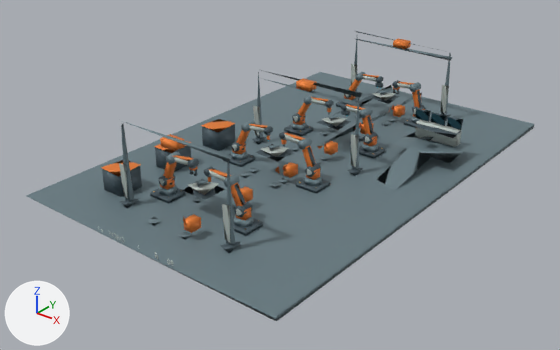
One commit to the glTF model assets/assembly-line/robotic_assembly_line_d1_lod1.meshopt.glb: the scene before it, then after it.
Before and after are seen from a 50 mm lens placed at (26.2, -35.2, 19.9), pointed at (-0.3, -2.1, -0.6). Arrows for +X, +Y and +Z are at lower left; the lights stay in place. The first picture is the older version.
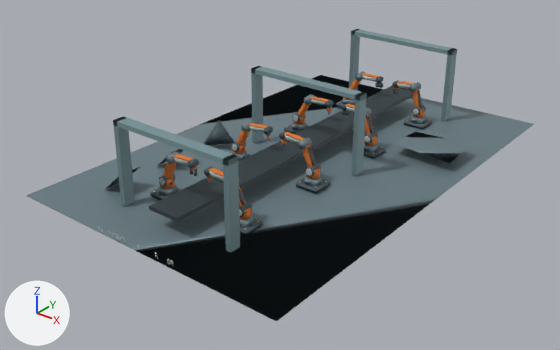
What differs and where, as boxes (x1, y1, x2, y2) in the pictures (560 x 350 px):
'Mesh_0', reshaped (14% shorter)
    before: (26, 31, 534, 321)
    after: (26, 71, 534, 321)
'GANTRY_SILHOUETTES_LOD1', added
    after: (113, 29, 457, 253)
'CONVEYOR_BELT_LOD1', added
    after: (149, 85, 413, 222)
part 1 of me_mesh_0, deleted
    before: (119, 31, 463, 253)
part 2 of me_mesh_0, cut back
    before: (101, 74, 414, 239)
    after: (119, 71, 430, 239)
part 3 of me_mesh_0, deleted (cyan)
    before: (27, 124, 534, 321)
part 4 of me_mesh_0, deleted (cyan)
    before: (26, 72, 533, 196)

What changed in the scene script:
```text
Change me_mesh_0:
    used by ob_mesh_0; location = (0.0, 0.0, 0.0)
    remove me_mesh_0.from_pydata(...)  # 3018 vertices, 4928 faces; spans x -9.0..9.0, y -14.0..14.0, z -0.3..4.9
    add me_mesh_0.from_pydata(...)  # 2902 vertices, 5062 faces; spans x -9.0..9.0, y -14.0..14.0, z -0.3..2.8
    me_mesh_0 part 1: 91 loose pieces with 393 vertices, spanning x -4.0..7.6, y -11.9..12.0, z -0.1..4.9, are deleted
    me_mesh_0 part 2: 41 vertices moved within x -4.7..6.2, y -14.0..9.3, z 0.2..2.7; 25 vertices removed from x -6.1..6.5, y -10.8..5.3, z 0.0..1.4; 305 vertices added at x -3.4..6.6, y -14.0..9.6, z 0.0..2.8
    me_mesh_0 part 3: 2 vertices removed from x 9.0, y -14.0..14.0, z -0.3..0.0
    me_mesh_0 part 4: 1 vertex removed from x -9.0, y 14.0, z 0.0
Add me_mesh_2:
    me_mesh_2.from_pydata(...)  # 60 vertices, 108 faces; spans x -4.0..4.0, y -11.4..11.4, z 0.0..4.9
    me_mesh_2.materials.append(mat_assembly_line_vertex_palette)
Add me_mesh_1:
    me_mesh_1.from_pydata(...)  # a box spanning x -1.0..1.0, y -12.0..12.0, z 0.9..1.2
    me_mesh_1.materials.append(mat_assembly_line_vertex_palette)
Add ob_gantry_silhouettes_lod1:
    ob_gantry_silhouettes_lod1 = bpy.data.objects.new('GANTRY_SILHOUETTES_LOD1', me_mesh_2)
    ob_gantry_silhouettes_lod1.location = (0.0, 0.0, 0.0)
Add ob_conveyor_belt_lod1:
    ob_conveyor_belt_lod1 = bpy.data.objects.new('CONVEYOR_BELT_LOD1', me_mesh_1)
    ob_conveyor_belt_lod1.location = (0.0, 0.0, 0.0)
```
